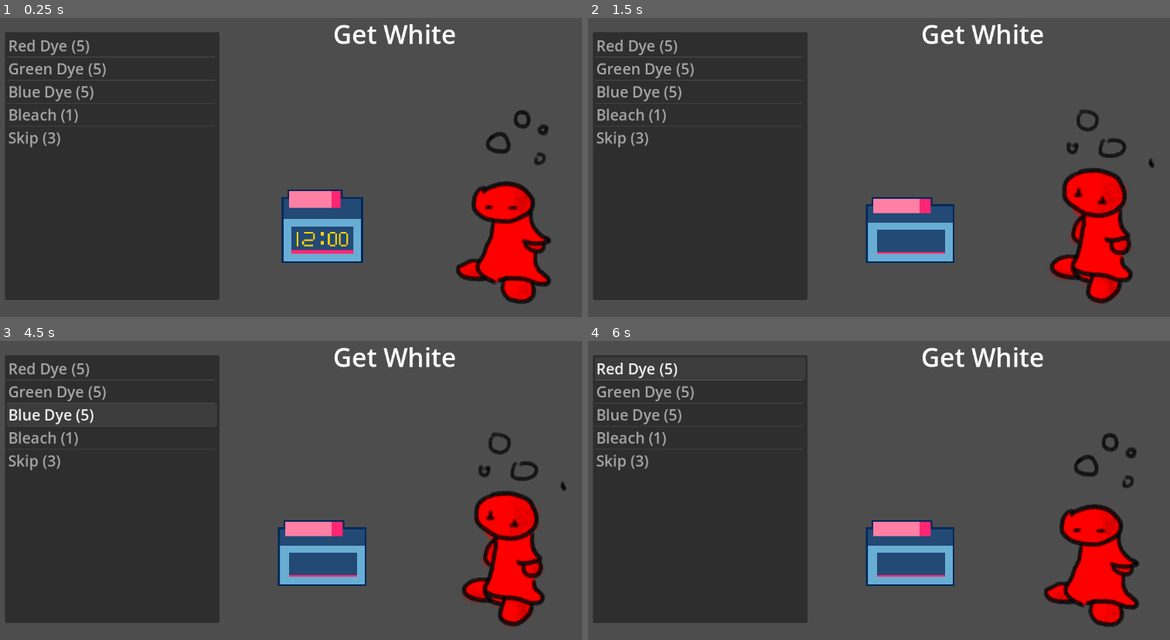
Above: before the commit, frames 1-4 (two rows, left to right).
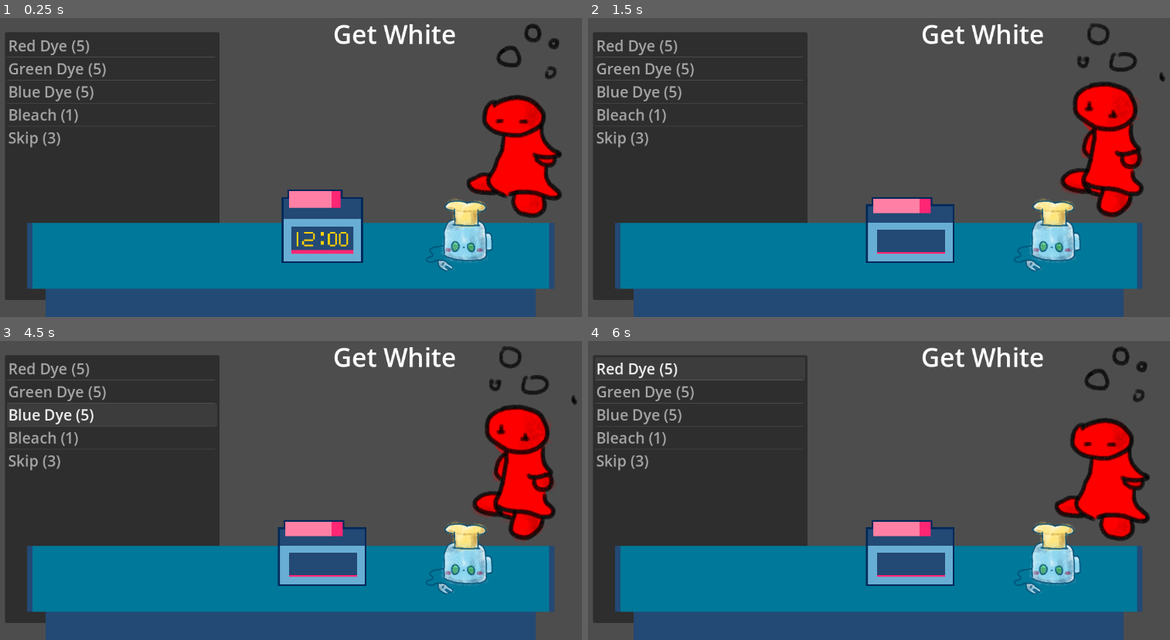
Above: after the commit, the same moments.

Repository: etherware-novice/poisongamejam
Game: Godot game, scene res://scenes/main_game_loop.tscn
The game is run twice, just before and just after one commit, with the same random seed, the same clock (stepped at 60 frames per second) and the same inputs. The engine's default icon, where the game draws it, is replaced by a stand-in: a white triangle on a blue panel in a dark square.
Inputs (mouse positions are in pixels of both pictures, inside the frame that each line leads up to):
- Up to frame 1 (0.25 s): no input
- Up to frame 2 (1.5 s): move the mouse to (1007, 125) at 0.52 s; tap Enter at 1.25 s; move the mouse to (750, 161) at 1.27 s
- Up to frame 3 (4.5 s): move the mouse to (349, 388) at 2.02 s; tap Space at 2.75 s; move the mouse to (256, 535) at 2.77 s; move the mouse to (471, 517) at 3.52 s; tap Enter at 4.25 s; move the mouse to (98, 415) at 4.27 s
- Up to frame 4 (6 s): move the mouse to (902, 466) at 5.02 s; move the mouse to (780, 379) at 5.77 s

The runs differ from the first frame. In frame 1, 31% of the frame differs, in the area x 4-97%, y 1-100%; in frame 2, 31%; in frame 3, 31%; in frame 4, 31%.

Commit message:
yay a table

Diff:
--- a/scenes/main_game_loop.tscn
+++ b/scenes/main_game_loop.tscn
@@ -8,6 +8,9 @@
 [ext_resource type="Script" path="res://scripts/itembag.gd" id="6_3u6x2"]
 [ext_resource type="Script" path="res://scripts/workclock.gd" id="7_rbf8a"]
 [ext_resource type="Texture2D" uid="uid://nnjdho3v0ysf" path="res://art/workClock.png" id="7_xveha"]
+[ext_resource type="Texture2D" uid="uid://p0aj8io2jo6c" path="res://art/endTable.png" id="9_yn3gi"]
+[ext_resource type="Texture2D" uid="uid://qwq5wof5s27g" path="res://art/table.png" id="10_58mh2"]
+[ext_resource type="Texture2D" uid="uid://wf168t0udt8v" path="res://art/tostermk3.png" id="11_qpb35"]
 
 [sub_resource type="SpriteFrames" id="SpriteFrames_gfa6j"]
 animations = [{
@@ -315,7 +318,7 @@
 script = ExtResource("1_8klro")
 
 [node name="patient" type="AnimatedSprite2D" parent="."]
-position = Vector2(902, 400)
+position = Vector2(922, 239)
 sprite_frames = SubResource("SpriteFrames_gfa6j")
 animation = &"human"
 script = ExtResource("5_yuu1u")
@@ -337,6 +340,30 @@
 theme_override_font_sizes/font_size = 48
 text = "placeholder"
 
+[node name="table" type="HBoxContainer" parent="."]
+offset_left = -63.0
+offset_top = 310.0
+offset_right = 1238.0
+offset_bottom = 668.0
+theme_override_constants/separation = 0
+metadata/_edit_group_ = true
+
+[node name="endLeft" type="TextureRect" parent="table"]
+layout_mode = 2
+size_flags_horizontal = 10
+texture = ExtResource("9_yn3gi")
+
+[node name="table" type="TextureRect" parent="table"]
+layout_mode = 2
+size_flags_horizontal = 3
+texture = ExtResource("10_58mh2")
+
+[node name="endRight" type="TextureRect" parent="table"]
+layout_mode = 2
+size_flags_horizontal = 2
+texture = ExtResource("9_yn3gi")
+flip_h = true
+
 [node name="workclock" type="AnimatedSprite2D" parent="."]
 texture_filter = 1
 position = Vector2(646, 482)
@@ -349,6 +376,11 @@
 wait_time = 5.0
 autostart = true
 
+[node name="Tostermk3" type="Sprite2D" parent="."]
+position = Vector2(911, 487)
+scale = Vector2(0.333984, 0.333984)
+texture = ExtResource("11_qpb35")
+
 [connection signal="complete" from="patient" to="." method="_on_patient_complete"]
 [connection signal="skipped" from="patient" to="." method="_on_patient_skipped"]
 [connection signal="item_clicked" from="itembag" to="itembag" method="_on_item_clicked"]
Binary file added: art/endTable.aseprite
Binary file added: art/endTable.png
Not shown, added: art/endTable.png.import
Binary file added: art/table.aseprite
Binary file added: art/table.png
Not shown, added: art/table.png.import
Binary file added: art/tostermk3.png
Not shown, added: art/tostermk3.png.import
Not shown: 1 places in scenes/main_game_loop.tscn that only renumber resources
